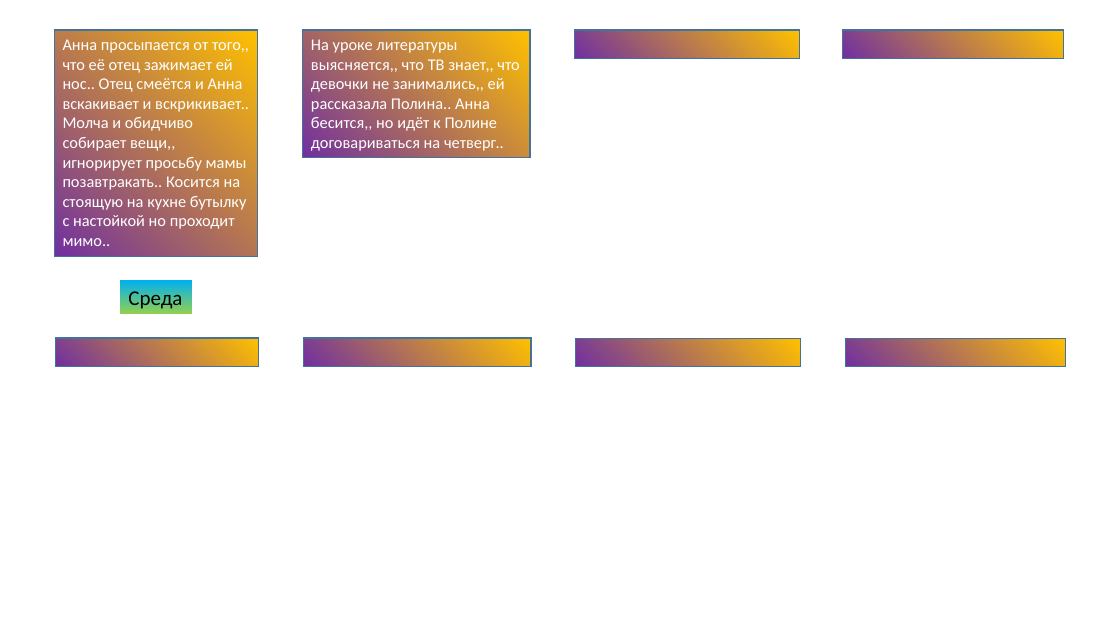
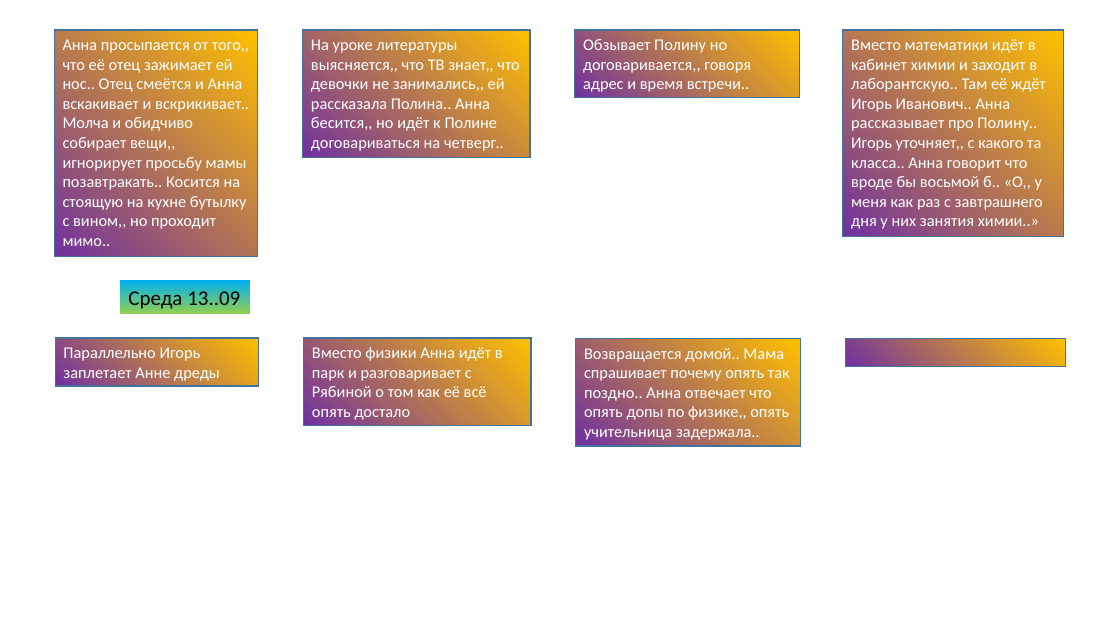
Before and after one commit to pollottence42/LotText, a slide deck: slide 3 of SaO/Рабочее/План.pptx (slide 2 before the commit). Drawn at 1120x630 pixels with LibreOffice and Linux fonts; fonts in the diff are those of the drawing. Boxes give left, top, right and bottom in pixels: in the first picture for what was removed or moved away, otherwise in the second. Text is boxed around its words. In the diff, an @@ line names an element or a change of style, - is before the commit and + after.

```diff
--- a/SaO/Рабочее/План.pptx
+++ b/SaO/Рабочее/План.pptx
@@ text in rectangle at <box>63,39,249,246</box>: text changed @@
-Анна просыпается от того,, что её отец зажимает ей нос.. Отец смеётся и Анна вскакивает и вскрикивает.. Молча и обидчиво собирает вещи,, игнорирует просьбу мамы позавтракать.. Косится на стоящую на кухне бутылку с настойкой но проходит мимо..
+Анна просыпается от того,, что её отец зажимает ей нос.. Отец смеётся и Анна вскакивает и вскрикивает.. Молча и обидчиво собирает вещи,, игнорирует просьбу мамы позавтракать.. Косится на стоящую на кухне бутылку с вином,, но проходит мимо..
@@ rectangle "Обзывает Полину но договаривается,, говоря ...": place and size @@
-rectangle "Обзывает Полину но договаривается,, говоря ..." at <box>575,30,800,59</box>
+rectangle "Обзывает Полину но договаривается,, говоря ..." at <box>575,30,800,98</box>
@@ text in rectangle at <box>583,39,751,92</box>: text added @@
+Обзывает Полину но договаривается,, говоря адрес и время встречи..
@@ rectangle "Вместо математики идёт в кабинет ...": place and size @@
-rectangle "Вместо математики идёт в кабинет ..." at <box>844,30,1064,59</box>
+rectangle "Вместо математики идёт в кабинет ..." at <box>844,30,1064,237</box>
@@ text in rectangle at <box>851,39,1046,229</box>: text added @@
+Вместо математики идёт в кабинет химии и заходит в лаборантскую.. Там её ждёт Игорь Иванович.. Анна рассказывает про Полину.. Игорь уточняет,, с какого та класса.. Анна говорит что вроде бы восьмой б.. «О,, у меня как раз с завтрашнего дня у них занятия химии..»
@@ rectangle "Среда 13..09": place and size @@
-rectangle "Среда 13..09" at <box>120,280,192,313</box>
+rectangle "Среда 13..09" at <box>120,280,250,313</box>
@@ text in rectangle at <box>128,287,240,311</box>: text changed @@
-Среда
+Среда 13..09
@@ rectangle "Параллельно Игорь заплетает Анне дреды": place and size @@
-rectangle "Параллельно Игорь заплетает Анне дреды" at <box>55,338,259,366</box>
+rectangle "Параллельно Игорь заплетает Анне дреды" at <box>55,338,259,386</box>
@@ text in rectangle at <box>63,345,220,381</box>: text added @@
+Параллельно Игорь заплетает Анне дреды
@@ rectangle "Вместо физики Анна идёт в ...": place and size @@
-rectangle "Вместо физики Анна идёт в ..." at <box>304,338,532,366</box>
+rectangle "Вместо физики Анна идёт в ..." at <box>304,338,532,425</box>
@@ text in rectangle at <box>312,347,503,420</box>: text added @@
+Вместо физики Анна идёт в парк и разговаривает с Рябиной о том как её всё опять достало
@@ rectangle "Возвращается домой.. Мама спрашивает почему ...": place and size @@
-rectangle "Возвращается домой.. Мама спрашивает почему ..." at <box>576,339,801,367</box>
+rectangle "Возвращается домой.. Мама спрашивает почему ..." at <box>576,339,801,446</box>
@@ text in rectangle at <box>584,348,790,440</box>: text added @@
+Возвращается домой.. Мама спрашивает почему опять так поздно.. Анна отвечает что опять допы по физике,, опять учительница задержала..
```
Also in this commit, not shown: 1 other slide changed, 1 slide added, 6 other files.
